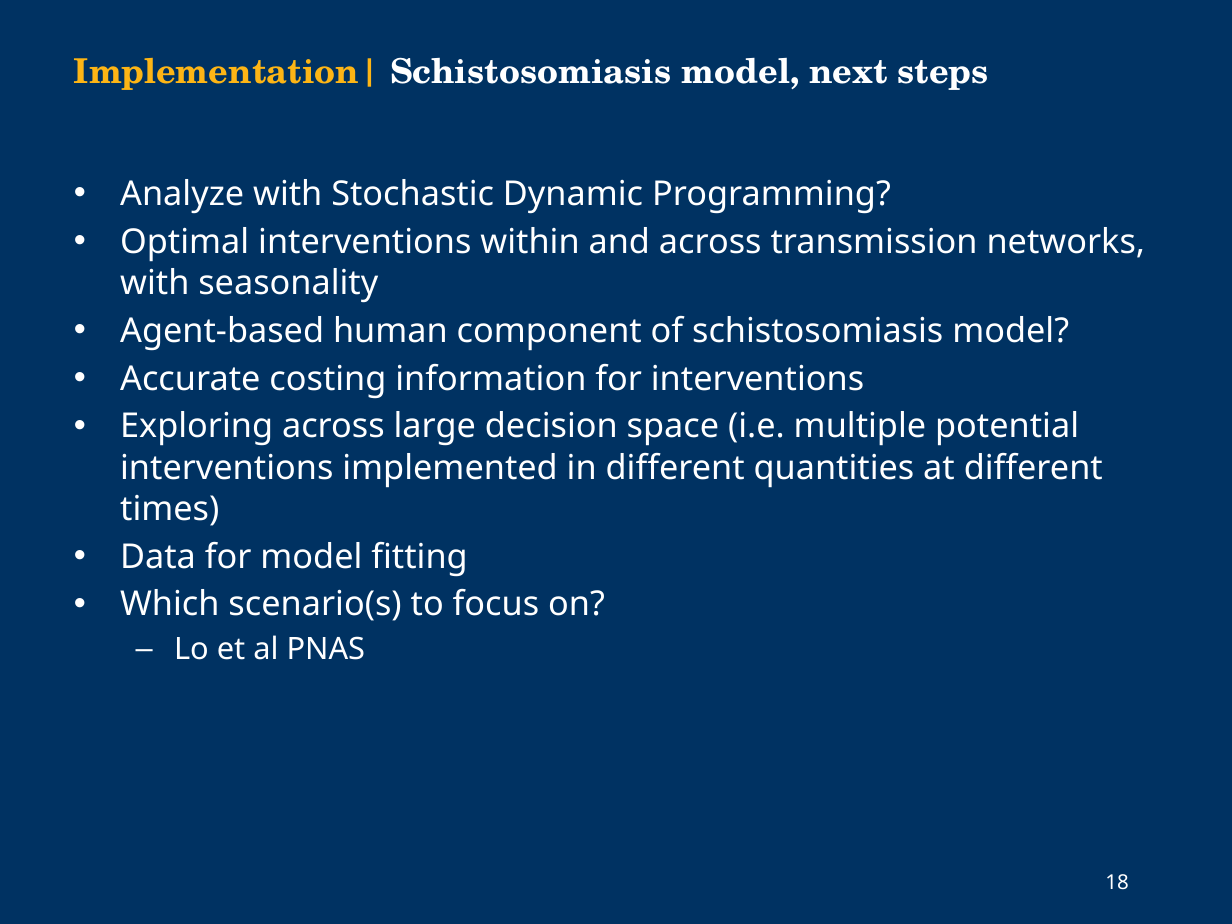
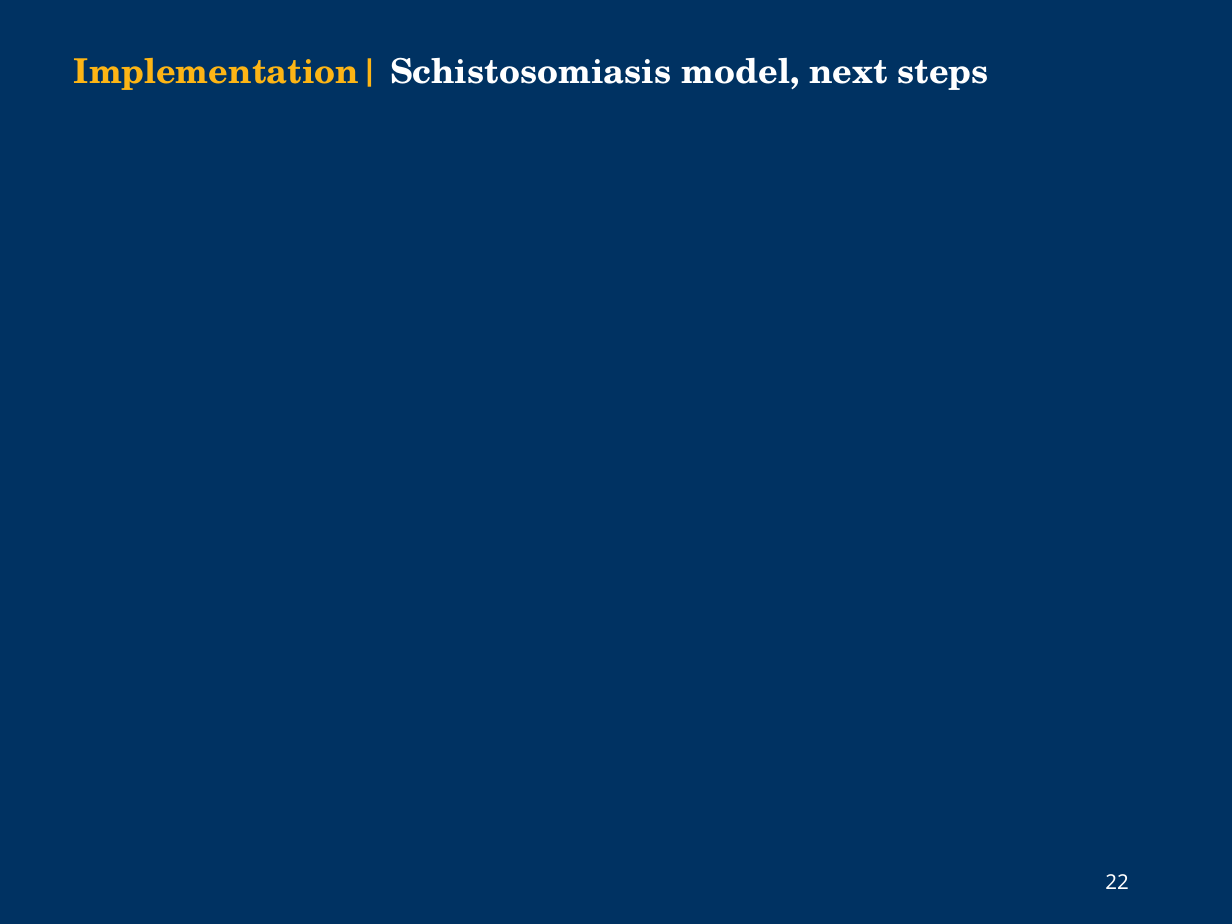
Before and after one commit to cmhoove14/DDNTD, a slide deck: slide 22 of Other/NIMBioS_2019v2.pptx (slide 18 before the commit). Drawn at 1232x924 pixels with LibreOffice and Linux fonts; fonts in the diff are those of the drawing; grey boxes stand for pictures; background and template pictures are left out. Boxes give left, top, right and bottom in pixels: in the first picture for what was removed or moved away, otherwise in the second. Text is boxed around its words. In the diff, an @@ line names an element or a change of style, - is before the commit and + after.

```diff
--- a/Other/NIMBioS_2019v2.pptx
+++ b/Other/NIMBioS_2019v2.pptx
@@ text removed at <box>120,179,1146,660</box> @@
-• Analyze with Stochastic Dynamic Programming?
-• Optimal interventions within and across transmission networks, with seasonality
-• Agent-based human component of schistosomiasis model?
-• Accurate costing information for interventions
-• Exploring across large decision space (i.e. multiple potential interventions implemented in different quantities at different times)
-• Data for model fitting
-• Which scenario(s) to focus on?
-  – Lo et al PNAS
@@ page number at <box>1105,874,1128,889</box>: text changed @@
-18
+22
```
Also in this commit, not shown: 9 other slides changed, 5 slides added, 1 slide removed, 36 other files.
